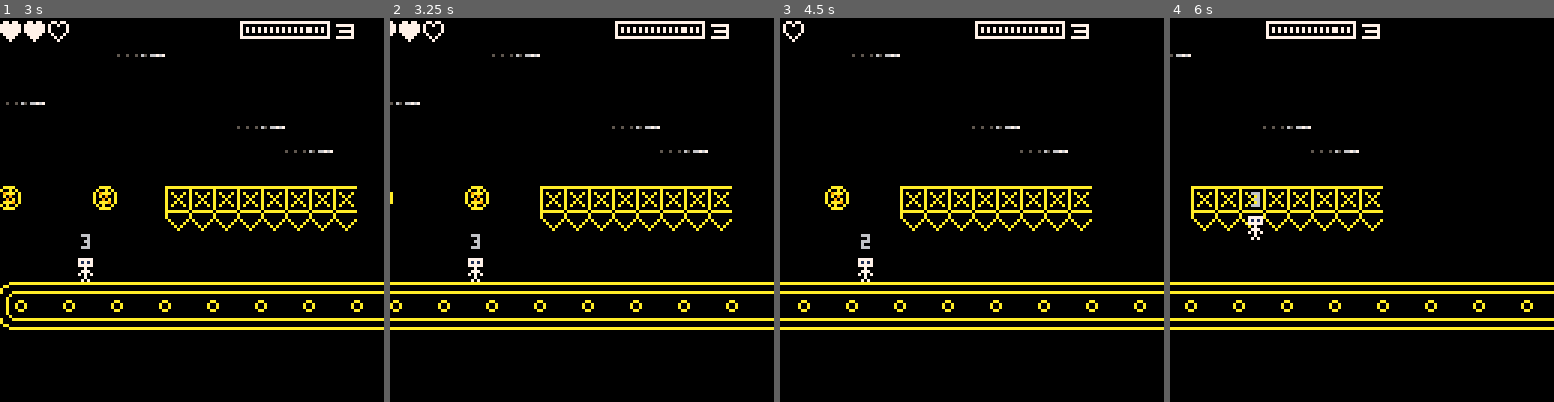
Above: before the commit, frames 1-4 (left to right).
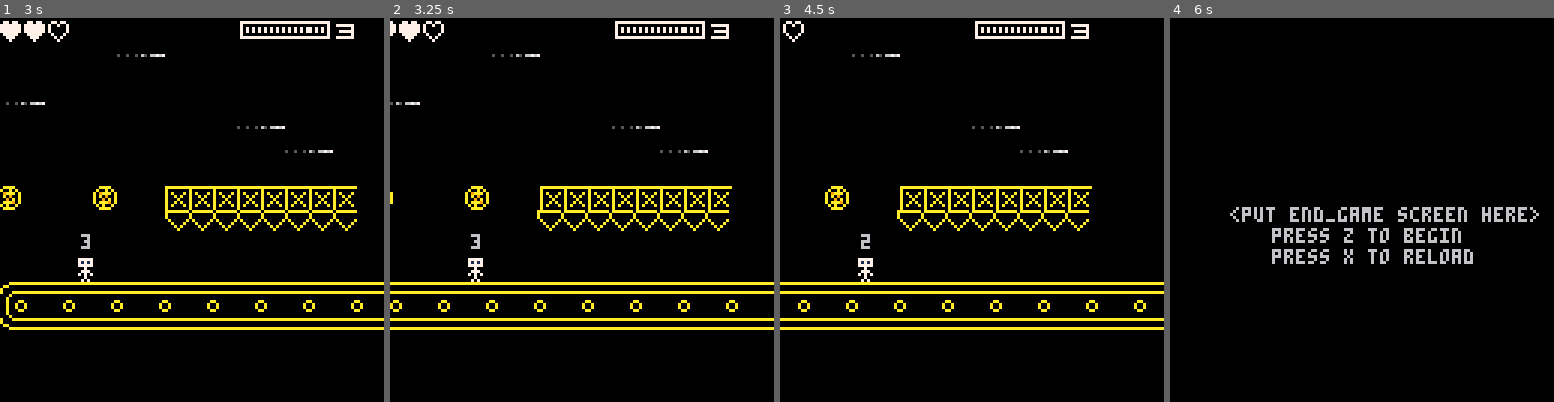
Above: after the commit, the same moments.

Repository: amurf/beltboy
Game: PICO-8 cartridge beltboy.p8
The game is run twice, just before and just after one commit, with the same random seed, the same clock (stepped at 60 frames per second) and the same inputs.
Inputs:
- Up to frame 1 (3 s): tap X (X key) at 0.33, 1.07, 1.85, 2.97 s; tap O (Z key) at 0.7, 1.7, 2.1, 2.5, 2.9 s; hold Right 1.6-2.1 s; hold Up 2.15-2.42 s; hold Right from 2.47 s (still down)
- Up to frame 2 (3.25 s): release Right at 3.03 s; hold Left from 3.08 s (still down)
- Up to frame 3 (4.5 s): tap O (Z key) at 3.3, 3.7, 4.1 s; release Left at 3.58 s; hold Right from 4.02 s (still down); tap X (X key) at 4.08 s
- Up to frame 4 (6 s): tap O (Z key) every 0.4 s from 4.5 to 5.7 s; release Right at 4.68 s; hold Up 4.73-5.03 s; hold Left 5.08-5.68 s; tap X (X key) at 5.2 s

Frame 1 is identical in both runs. In frame 2, 1.0% of the frame differs, in the area x 38-90%, y 50-56%; in frame 3, 1.0%; in frame 4, 9.2%, in the area x 0-100%, y 0-82%.

Commit message:
handle game end state, basic save/reloading.

Diff:
--- a/beltboy.p8
+++ b/beltboy.p8
@@ -6,6 +6,7 @@
 #include object.lua
 #include game.lua
 #include title.lua
+#include end_game.lua
 #include main.lua
 __gfx__
 00000000666666666666666606666666666666600077777000aaaa000aaaaaaaaaaaaaaa00000000000000000000000000000000000000000000000000000000
@@ -41,7 +42,7 @@
 0000000000000000000000000000000000aa00000000000000000000000000000000aa0000000000000000000000000000000000000000000000000000000000
 000000000000000000000000000000000000aaaaaaaaaaaaaaaaaaaaaaaaaaaaaaaa000000000000aaaaaaaaaaaaaaaa00000000000000000000000000000000
 __gff__
-0000010000000200000000000000000000000000000000000000000000000000000000000101010101000101000000000000000001010101010001010000000000000000000000000000000000000000000000000000000000000000000000000000000000000000000000000000000000000000000000000000000000000000
+0000010000000204000000000000000000000000000000040000000000000000000000000101010101000101000000000000000001010101010001010000000000000000000000000000000000000000000000000000000000000000000000000000000000000000000000000000000000000000000000000000000000000000
 0000000000000000000000000000000000000000000000000000000000000000000000000000000000000000000000000000000000000000000000000000000000000000000000000000000000000000000000000000000000000000000000000000000000000000000000000000000000000000000000000000000000000000
 __map__
 111111213e3e3e3e0000001c1d1d1e0c00000000000000000000000000000000000000000000000000000000000000000000000000000000000000000000000000000000000000000000000000000000000000000000000000000000000000000000000000000000000000000000000000000000000000000000000000000000
--- /dev/null
+++ b/end_game.lua
@@ -0,0 +1,17 @@
+function end_game_update()
+    if (btn(4)) then
+        reload()
+        state = "game"
+    elseif (btn(5)) then
+        load()
+        state = "game"
+    end
+end
+
+function end_game_draw()
+    camera()
+    cls()
+    print("<put end_game screen here>", 20, 63)
+    print("press z to begin", 34, 70)
+    print("press x to reload", 34, 77)
+end
--- a/main.lua
+++ b/main.lua
@@ -3,10 +3,11 @@
     solid_flag = 0,
 }
 
+-- we call fget(sprite) and these are the returned bit value
 sprite_flags = {
-  solid = 0,
-  damage = 1,
-  pickup = 2,
+    solid = 0,
+    pickup = 2,
+    damage = 4,
 }
 
 
@@ -21,6 +22,7 @@
     local update_functions = {
         game = game_update,
         title = title_update,
+        end_game = end_game_update,
     }
 
     update_functions[state]()
@@ -30,6 +32,7 @@
     local draw_functions = {
         game = game_draw,
         title = title_draw,
+        end_game = end_game_draw,
     }
 
     draw_functions[state]()
